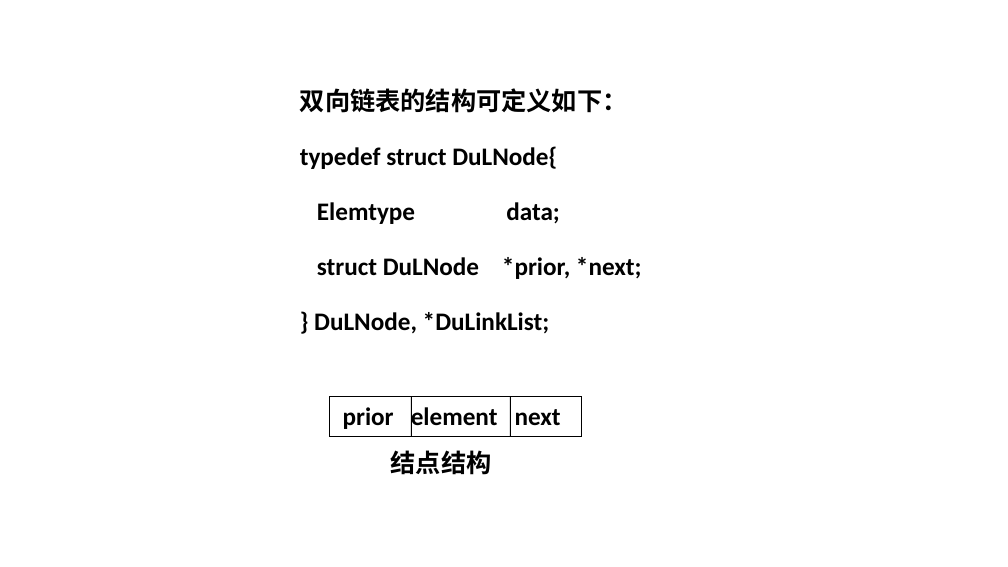
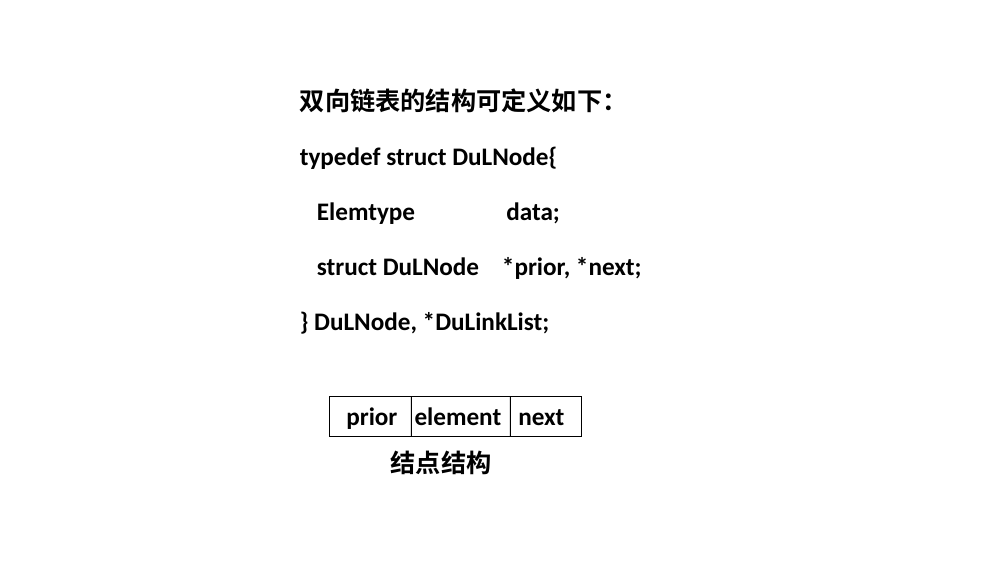
Before and after one commit to Gempittance/Data_Structur_Build, a slide deck: slide 60 of 数据结构PPT/ds2.pptx. Drawn at 1008x567 pixels with LibreOffice and Linux fonts; fonts in the diff are those of the drawing. Boxes give left, top, right and bottom in pixels: in the first picture for what was removed or moved away, otherwise in the second. Text is boxed around its words. In the diff, an @@ line names an element or a change of style, - is before the commit and + after.

Commit message:
22222222

```diff
--- a/数据结构PPT/ds2.pptx
+++ b/数据结构PPT/ds2.pptx
@@ rectangle "prior element next" at <box>330,397,582,437</box>: alignment left to centre @@
```
Also in this commit, not shown: 2 other slides changed.
